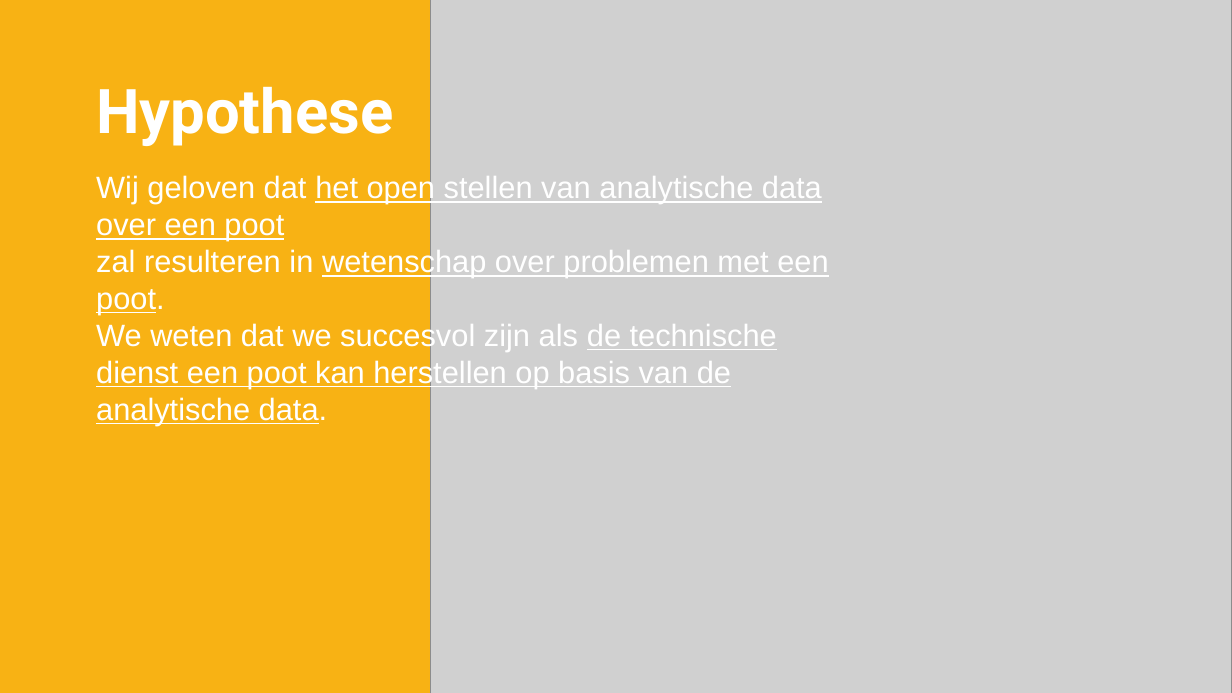
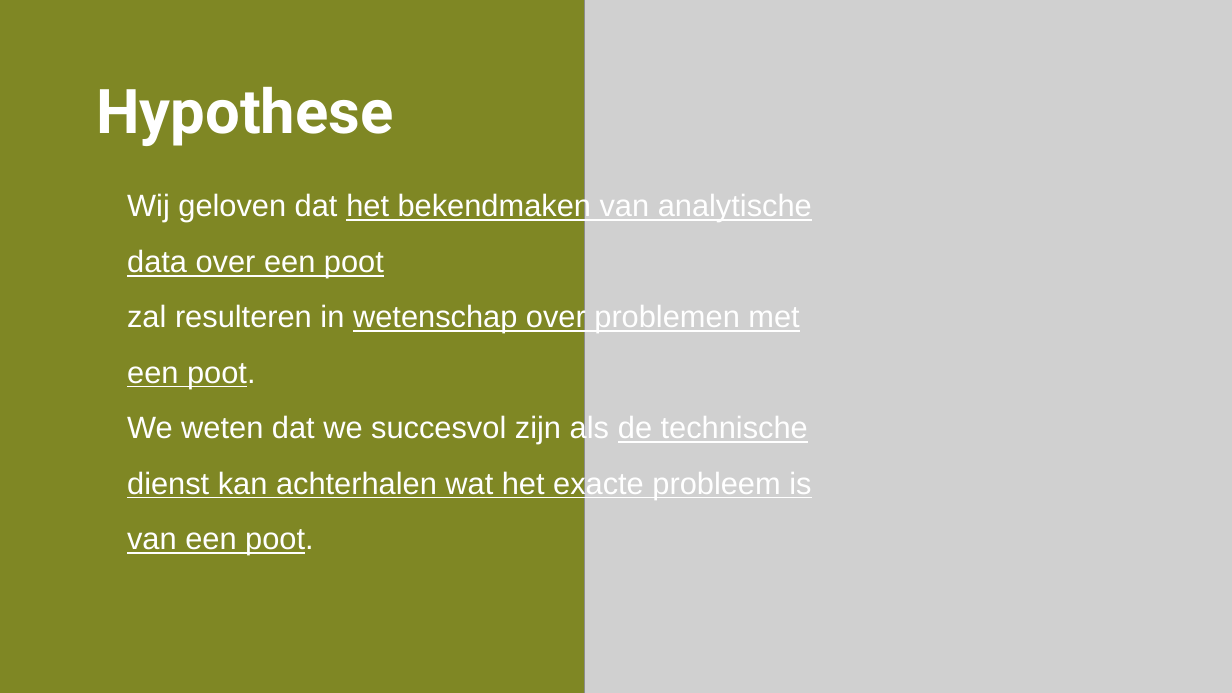
Before and after one commit to Mastermindzh/nj2017-iot-dwa-BurgersZoo1, a slide deck: slide 27 of groepsprocess/Presentaties/Tussenpresentatie (groep 1 & 2).pptx (slide 19 before the commit). Drawn at 1232x693 pixels with LibreOffice and Linux fonts; fonts in the diff are those of the drawing; grey boxes stand for pictures. Boxes give left, top, right and bottom in pixels: in the first picture for what was removed or moved away, otherwise in the second. Text is boxed around its words. In the diff, an @@ line names an element or a change of style, - is before the commit and + after.

```diff
--- a/groepsprocess/Presentaties/Tussenpresentatie (groep 1 & 2).pptx
+++ b/groepsprocess/Presentaties/Tussenpresentatie (groep 1 & 2).pptx
@@ rectangle at (0,0,1232,693): fill #F8B214 to #7F8724 @@
@@ picture: place and size @@
-picture at (430,0,1232,693)
+picture at (584,0,1232,693)
@@ text at (127,192,812,555): text changed @@
-Wij geloven dat het open stellen van analytische data over een poot
-zal resulteren in wetenschap over problemen met een poot.
-We weten dat we succesvol zijn als de technische dienst een poot kan herstellen op basis van de analytische data.
+Wij geloven dat het bekendmaken van analytische data over een poot
+zal resulteren in wetenschap over problemen met een poot.
+We weten dat we succesvol zijn als de technische dienst kan achterhalen wat het exacte probleem is van een poot.
```
Also in this commit, not shown: 12 other slides changed, 7 slides added, 1 slide removed, 3 other files.
